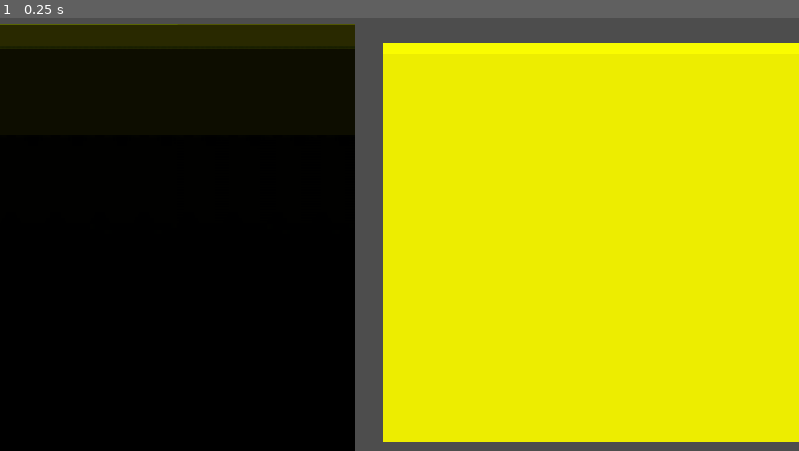
Above: before the commit, frame 1.
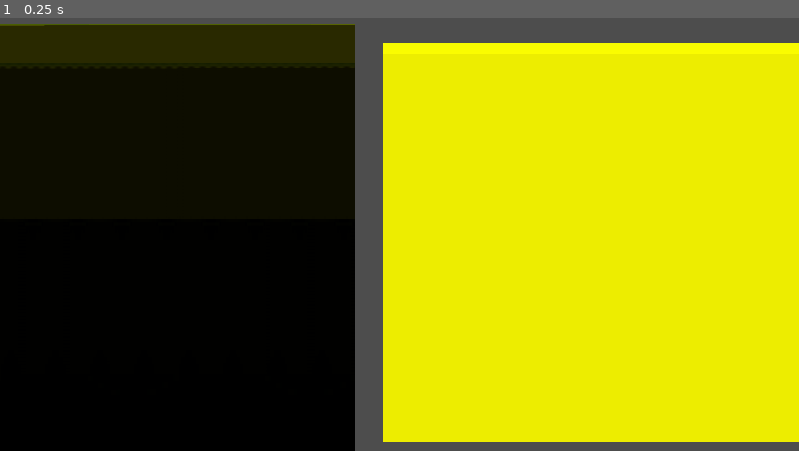
Above: after the commit, the same moment.

Repository: thmasn/Godot-RadianceCascades
Game: Godot game, scene res://RC/SuslikRC.tscn
Same seed, same stepped clock (60 frames per second), same inputs: the game is played once before the commit and once after it. The project has no main scene, so this scene is started directly. A sky picture missing from this copy of the repository is replaced by a grey-blue gradient.
Inputs:
- Up to frame 1 (0.25 s): no input

The runs differ from the first frame. In frame 1, 1.4% of the frame differs, in the area x 0-45%, y 1-11%.

Commit message:
cleanups

Diff:
--- a/RC/FinalImage.gdshader
+++ b/RC/FinalImage.gdshader
@@ -62,8 +62,6 @@
 }
 
 void fragment() {
-	vec2 fragCoord = UV*screenRes;//TODO: fix this by getting the resolution
+	vec2 fragCoord = UV*screenRes;
 	COLOR = mainImage(fragCoord);
-	//COLOR.xy = UV;
-	//COLOR = vec4(1.,0.,0.,1.);
 }
--- a/RC/SuslikRC.tscn
+++ b/RC/SuslikRC.tscn
@@ -12,7 +12,6 @@
 [sub_resource type="ShaderMaterial" id="ShaderMaterial_3bvde"]
 resource_local_to_scene = true
 shader = ExtResource("1_den42")
-shader_parameter/iFrame = 0
 shader_parameter/iChannel0 = SubResource("ViewportTexture_8dijm")
 shader_parameter/iChannel1 = ExtResource("2_lnytk")
 
@@ -31,7 +30,6 @@
 [sub_resource type="ShaderMaterial" id="ShaderMaterial_jytf7"]
 resource_local_to_scene = true
 shader = ExtResource("5_pltci")
-shader_parameter/iFrame = 0
 shader_parameter/iChannel0 = SubResource("ViewportTexture_qhwm7")
 shader_parameter/iChannel1 = ExtResource("2_lnytk")
 
Not shown, changed: RC/RCcommon.gdshaderinc
